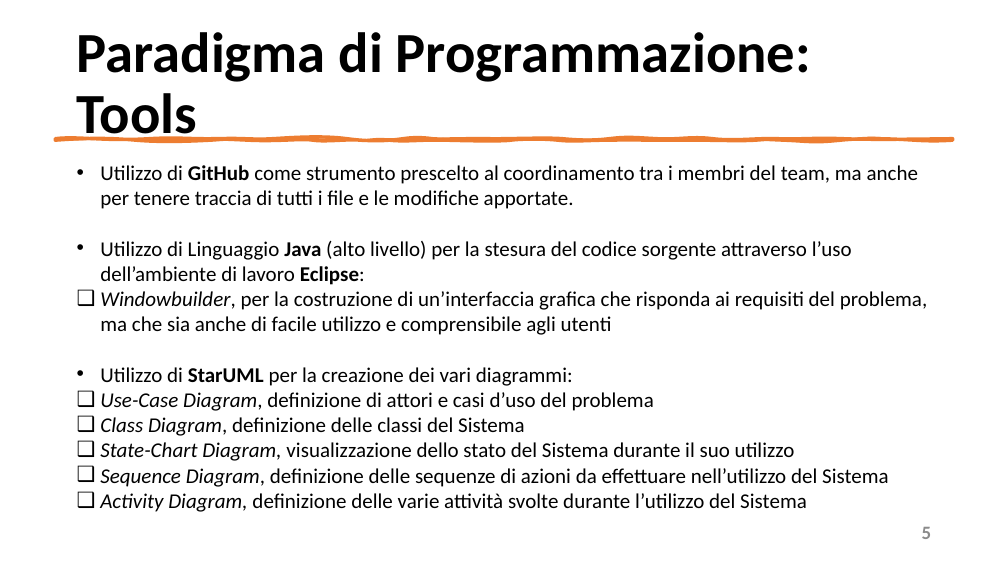
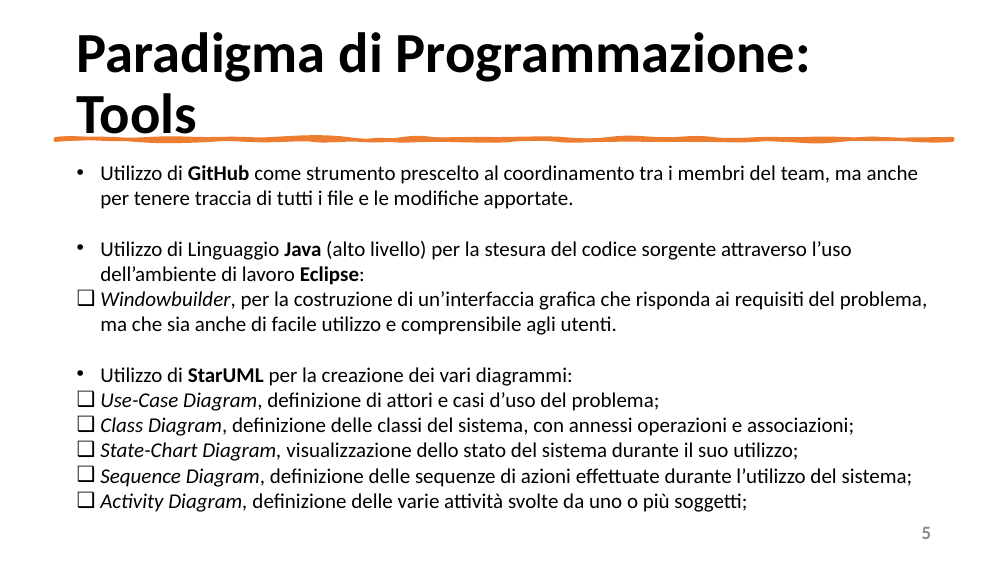
Before and after one commit to mangilimatteo/Progetto_Ingegneria_Software_Cattaneo_Mangili_Saini, a slide deck: slide 5 of Presentazione/Presentazione_Progetto.pptx. Drawn at 1008x567 pixels with LibreOffice and Linux fonts; fonts in the diff are those of the drawing. Boxes give left, top, right and bottom in pixels: in the first picture for what was removed or moved away, otherwise in the second. Text is boxed around its words. In the diff, an @@ line names an element or a change of style, - is before the commit and + after.

```diff
--- a/Presentazione/Presentazione_Progetto.pptx
+++ b/Presentazione/Presentazione_Progetto.pptx
@@ text at (100,291,928,335): text changed @@
-❑ Windowbuilder, per la costruzione di un’interfaccia grafica che risponda ai requisiti del problema, ma che sia anche di facile utilizzo e comprensibile agli utenti
+❑ Windowbuilder, per la costruzione di un’interfaccia grafica che risponda ai requisiti del problema, ma che sia anche di facile utilizzo e comprensibile agli utenti.
@@ text at (100,392,913,512): text changed @@
-❑ Use-Case Diagram, definizione di attori e casi d’uso del problema
-❑ Class Diagram, definizione delle classi del Sistema
-❑ State-Chart Diagram, visualizzazione dello stato del Sistema durante il suo utilizzo
-❑ Sequence Diagram, definizione delle sequenze di azioni da effettuare nell’utilizzo del Sistema
-❑ Activity Diagram, definizione delle varie attività svolte durante l’utilizzo del Sistema
+❑ Use-Case Diagram, definizione di attori e casi d’uso del problema;
+❑ Class Diagram, definizione delle classi del sistema, con annessi operazioni e associazioni;
+❑ State-Chart Diagram, visualizzazione dello stato del sistema durante il suo utilizzo;
+❑ Sequence Diagram, definizione delle sequenze di azioni effettuate durante l’utilizzo del sistema;
+❑ Activity Diagram, definizione delle varie attività svolte da uno o più soggetti;
```
Also in this commit, not shown: 14 other slides changed.
